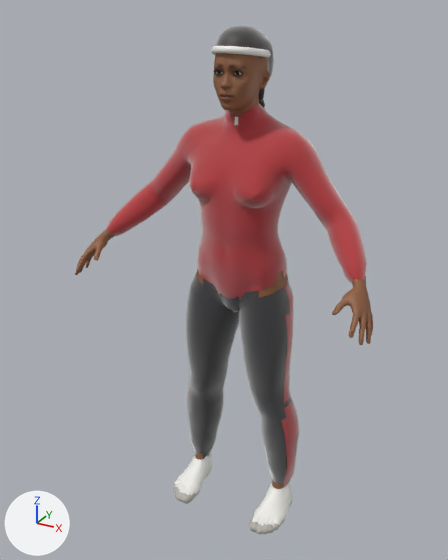
What one commit did to the glTF model apps/client/public/characters/exercise.medium.glb.
Before and after are seen from a 50 mm lens placed at (0.9, -1.791, 1.789), pointed at (-0.036, -0.09, 0.939). Arrows for +X, +Y and +Z are at lower left; the lights stay in place. The picture after the commit comes second. Vertices at exactly the same position are counted once.

Script lines for the objects in view, before the commit:
```python
me_mesh_0 = bpy.data.meshes.new('Mesh_0')
me_mesh_0.from_pydata(...)  # 8530 vertices, 16572 faces; spans x -0.53..0.53, y -0.32..0.11, z -0.01..1.74
me_mesh_0.materials.append(mat_team)  # red #b3262d
me_mesh_0.materials.append(mat_trim)  # white #f5f3ee
me_mesh_0.materials.append(mat_lower)  # black #26272b
me_mesh_0.materials.append(mat_shoes)  # white #f2f1ec
me_mesh_0.materials.append(mat_sole)  # grey #b9b6ae
me_mesh_0.materials.append(mat_hair)
me_mesh_0.materials.append(mat_band)  # white #f5f3ee
me_mesh_0.materials.append(mat_hairlock)  # black #120d0b
me_mesh_0.materials.append(mat_number)  # white #f7f4ee
me_mesh_0.materials.append(mat_skin)
me_mesh_0.materials.append(mat_eye)
me_mesh_0.materials.append(mat_lash)  # black #140f0c
me_mesh_0.materials.append(mat_teeth)  # pale yellow #e9e2d2
ob_mesh_0 = bpy.data.objects.new('Mesh_0', me_mesh_0)
ob_mesh_0.location = (0.0, 0.0, 0.0)
```
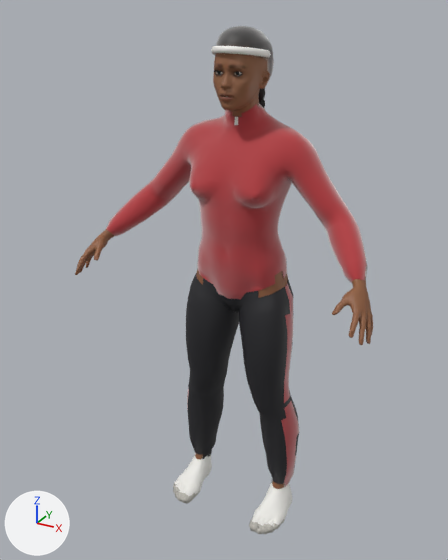
Boxes [x1, y1, x2, y2] around the edits, measured in the pictures (448 x 560 px; the box of a moved part takes in the faces that stretch with it):
```json
{"part": 1, "of": "me_mesh_0", "change": "moved or reshaped", "before": [173, 368, 292, 534], "after": [173, 275, 298, 533]}
{"part": 2, "of": "me_mesh_0", "change": "recoloured", "before": [186, 283, 298, 484], "after": [186, 283, 298, 484], "on screen": "darker"}
```

Scene script edits in JSON lines:
```json
{"op": "add", "block": "mat_plain", "code": ["mat_plain = bpy.data.materials.new('plain')", "mat_plain.use_nodes = True; mat_plain.node_tree.nodes.clear()", "_N = mat_plain.node_tree.nodes; _L = mat_plain.node_tree.links", "n0 = _N.new('ShaderNodeBsdfPrincipled'); n0.name = 'Principled BSDF'", "n0.inputs[2].default_value = 0.589  # 'Roughness'", "n1 = _N.new('ShaderNodeOutputMaterial'); n1.name = 'Material Output'", "n2 = _N.new('ShaderNodeVertexColor'); n2.name = 'Color Attribute'", "_L.new(n0.outputs[0], n1.inputs[0])  # 'BSDF' to 'Surface'", "_L.new(n2.outputs[0], n0.inputs[0])  # 'Color' to 'Base Color'"]}
{"block": "me_mesh_0", "where": "# used by ob_mesh_0; location = (0.0, 0.0, 0.0)"}
{"op": "remove", "block": "me_mesh_0", "code": "me_mesh_0.from_pydata(...)  # 8530 vertices, 16572 faces; spans x -0.53..0.53, y -0.32..0.11, z -0.01..1.74"}
{"op": "add", "block": "me_mesh_0", "code": "me_mesh_0.from_pydata(...)  # 8486 vertices, 16578 faces; spans x -0.53..0.53, y -0.32..0.11, z -0.01..1.74"}
{"block": "me_mesh_0", "change": "me_mesh_0 part 1: 65 vertices moved within x -0.23..0.23, y -0.21..-0.05, z 0.0..0.1; 426 vertices removed from x -0.23..0.23, y -0.21..0.03, z -0.01..0.56; 398 vertices added at x -0.23..0.23, y -0.17..0.1, z -0.01..1.18"}
{"block": "me_mesh_0", "change": "me_mesh_0 part 2: 490 faces spanning x -0.23..0.23, y -0.15..0.09, z 0.1..0.94 switch from mat_lower (black #26272b) to mat_plain"}
{"block": "me_mesh_0", "change": "other edits to the shape of me_mesh_0 do not show in these pictures"}
{"op": "remove", "block": "me_mesh_0", "code": "me_mesh_0.materials.append(mat_trim)  # white #f5f3ee"}
{"op": "remove", "block": "me_mesh_0", "code": "me_mesh_0.materials.append(mat_shoes)  # white #f2f1ec"}
{"op": "remove", "block": "me_mesh_0", "code": "me_mesh_0.materials.append(mat_sole)  # grey #b9b6ae"}
{"op": "remove", "block": "me_mesh_0", "code": "me_mesh_0.materials.append(mat_band)  # white #f5f3ee"}
{"op": "remove", "block": "me_mesh_0", "code": "me_mesh_0.materials.append(mat_hairlock)  # black #120d0b"}
{"op": "remove", "block": "me_mesh_0", "code": "me_mesh_0.materials.append(mat_number)  # white #f7f4ee"}
{"op": "remove", "block": "me_mesh_0", "code": "me_mesh_0.materials.append(mat_lash)  # black #140f0c"}
{"op": "remove", "block": "me_mesh_0", "code": "me_mesh_0.materials.append(mat_teeth)  # pale yellow #e9e2d2"}
```
